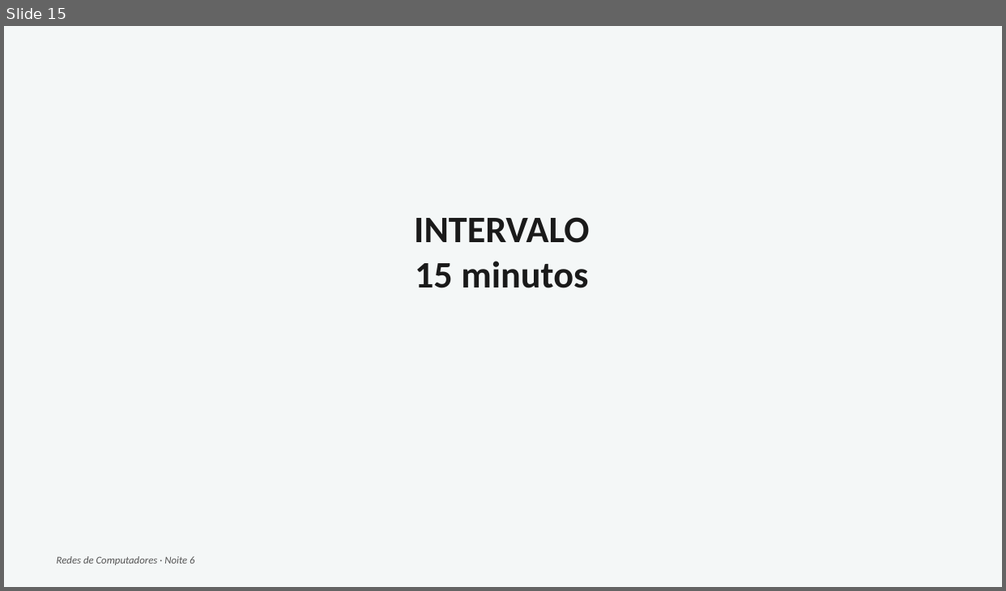
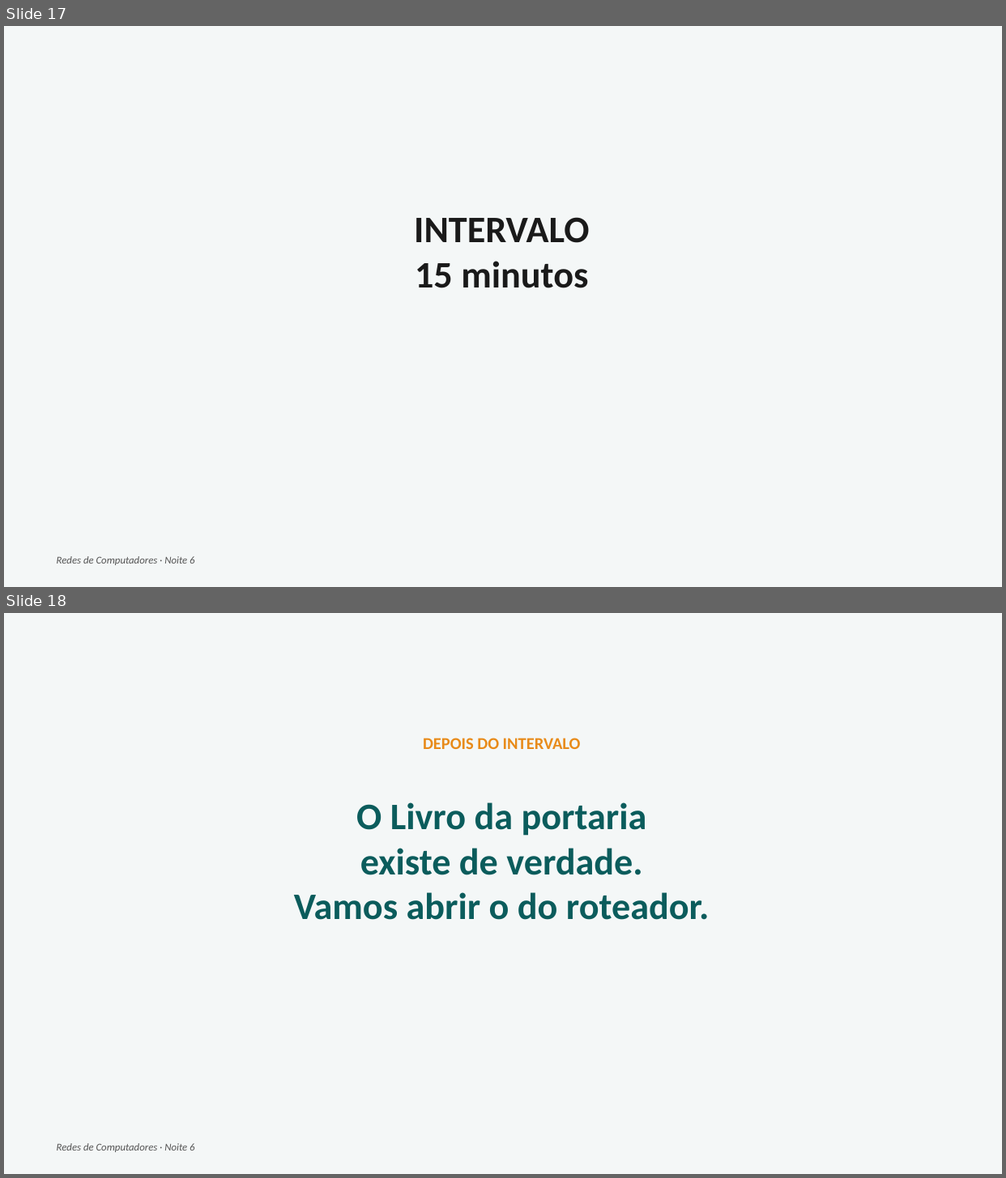
Before and after one commit to joninedel-prog/gerador_contratos, a slide deck: Aula - Redes 6 - Endereco na rede.pptx. Shown one above the other, each under a label of ours: slide 15 before the commit, slides 17 and 18 after it. The pictures are 1006x591 and 1006x1178 pixels, drawn with LibreOffice and Linux fonts; fonts in the diff are those of the drawing. Boxes give left, top, right and bottom in pixels: in the first picture for what was removed or moved away, otherwise in the second. Text is boxed around its words. In the diff, an @@ line names an element or a change of style, - is before the commit and + after.

```diff
--- a/Aula - Redes 6 - Endereco na rede.pptx
+++ b/Aula - Redes 6 - Endereco na rede.pptx
@@ slide 18 added at (x1=4, y1=613, x2=1002, y2=1174), background #FFFFFF @@
@@ rectangle added at (x1=4, y1=613, x2=1002, y2=1174), fill #F4F7F7 @@
@@ text added at (x1=423, y1=738, x2=581, y2=749), 16 pt, text #E88B1A, bold @@
+DEPOIS DO INTERVALO
@@ text added at (x1=294, y1=803, x2=709, y2=920), 36 pt, text #0B5C5C, bold @@
+O Livro da portaria
+existe de verdade.
+Vamos abrir o do roteador.
@@ text added at (x1=57, y1=1144, x2=194, y2=1152), 10 pt, text #555555, italic @@
+Redes de Computadores · Noite 6
@@ what was slide 15 is now slide 17 @@
```
Also in this commit, not shown: 3 other slides added, 2 slides removed, 4 other files.
